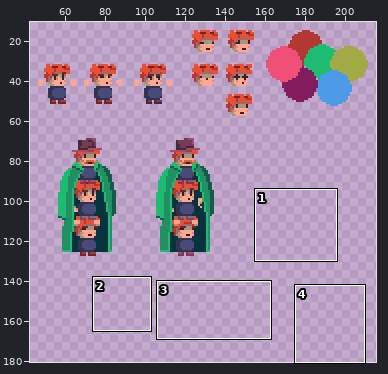
Two versions of one pixel-art file, Assets/Sprites/Design Document.ase. The picture above shows the old version from afar; the outline marks the close-up.
Close-up. First the earlier version:
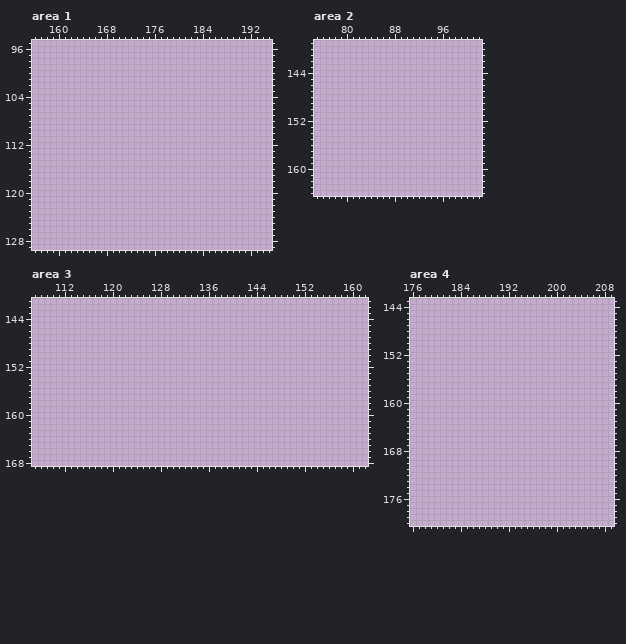
256x256 pixels, 1 frame. Shown: area 1: x 156..195, y 95..129; area 2: x 75..102, y 139..164; area 3: x 107..162, y 141..168; area 4: x 176..209, y 143..180. The wide view leaves out empty margins.
And afterwards:
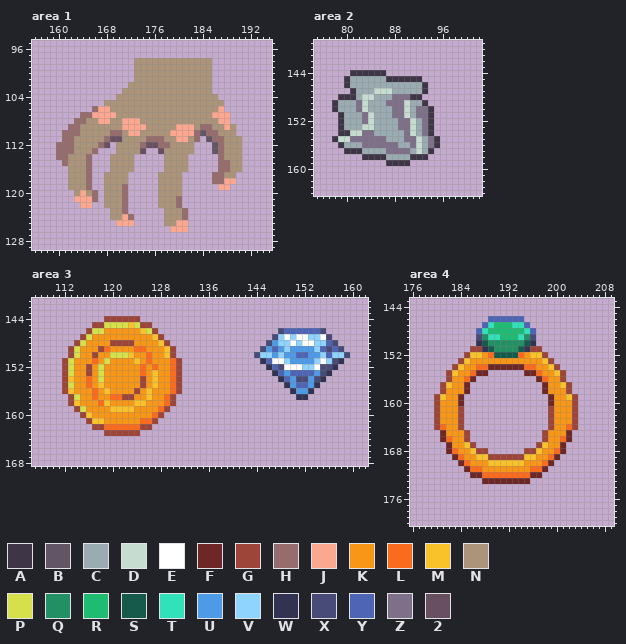
Palette (. is transparent): A #3e3546  B #625565  C #9babb2  D #c7dcd0  E #ffffff  F #6e2727  G #9e4539  H #966c6c  J #fca790  K #f79617  L #fb6b1d  M #f9c22b  N #ab947a  P #d5e04b  Q #239063  R #1ebc73  S #165a4c  T #30e1b9  U #4d9be6  V #8fd3ff  W #323353  X #484a77  Y #4d65b4  Z #7f708a  2 #694f62
Changes in this commit:
Changed rows in their new state; - is an unchanged pixel.
Area 1, layer "back":
first column x 160:
 98 -------------NNNNNNNNNNNNN-----
 99 -------------NNNNNNNNNNNNN-----
100 -------------NNNNNNNNNNNNN-----
101 -------------NNNNNNNNNNNNN-----
102 ------------NNNNNNNNNNNNNN-----
103 -----------NNNNNNNNNNNNNNN-----
104 ----------NNNNNNNNNNNNNNNNN----
105 --------NNNNNNNNNNNNNNNNNNNN---
106 ------HJJNNNNNNNNNNNNNNNNNNJ---
107 ----HHJJJJNNNNNNNNNNNNNNNNJJJ--
108 ---HHNNJJNNJJJNNNNNNNNNNNNNJJ--
109 --HHNNNNNNNJJJJNNNNNJJJNHHNNJN-
110 -HHHNNNNNHHNJJNNNNNJJJJHBHHNNN-
111 -HHNNNNNH22NNNNHHHNNJJNH-BHHNNN
112 HHHNNNNH2-NNNNH22HHNNNN---BHNNN
113 HHHNNNH---NNNN2--2NNNNN---BHNNN
114 HHNNNH---NNNN-----NNNN-----HNNN
115 -HNNNH---NNNN-----NNNN-----HHNN
116 --NNNH---NNNN-----NNNN-----HHNN
117 --NNNH--NNNN-----NNNN-----HHNN-
118 --NNNH--NNNN-----NNNN-----HHJJ-
119 --NNNH--NNNH-----NNNN------JJ--
120 ---NJNH-NNNH-----NNNN----------
121 ---JJJH-NNNH-----NNNH----------
122 ----JJ--NNNH-----NNNH----------
123 ---------NNH------NNNH---------
124 ---------NNJH-----NNNH---------
125 ----------JJJ-----NNJJ---------
126 -------------------JJJ---------
Area 2, layer "back":
first column x 78:
144 ---AAAAAA---------
145 --ACCCCCCAAAAAA---
146 --ACCCCCCCCCCCCA--
147 ---ACCCDDDCCCCCA--
148 -AAACDDCCCZZZAA---
149 ACCCZDCCCZZZDCCA--
150 ACCCZDCCCCZZDCZZA-
151 -ACCCZDCCCZZDCZZA-
152 -ACCCZDCCCCZZDCZA-
153 -ACCCDDCCCCZZDCZA-
154 -AADDZZCCCCCZDCZA-
155 ADDZZZZZZCCCZZDCZA
156 -ACCCZZZZZZCCZDCZA
157 --AAACCCCZZZZCDCA-
158 -----AAAACCCCAAA--
159 ---------AAAA-----
Area 3, layer "back":
first column x 112:
144 -------GGGGGG-----------------------------------
145 -----GGPPPPMPGG---------------------------------
146 ----GPPKKKKKKMPG--------------------XYYYYYYX----
147 ---GPKKKKKKKKKKMG------------------XVEVEEVVEX---
148 --GPKKKKGGGGKKKKMG----------------XUVVEVEEVVYX--
149 -GPKKKGLKKKKLLKKKMG--------------XUYUVUUUUVYXYX-
150 -GPKKGKKPPPMKKLKKMG-------------XVVUVUUYYUUVYVVX
151 GPKKKLKPKKKKMKLKKKLG-------------WYEEVUUUUVEVXW-
152 GPKKGKPKKKKKKLKLKKLG--------------WYXEEEVVEXXW--
153 GPKKGKPKKKKKKLKMKKLG---------------WYUYYYYUXW---
154 GMKKLKPKKKKKKGKMKKLG----------------WYUXXUXW----
155 GPKKLKMKKKKKKGKMKKLG-----------------WUYYUW-----
156 GMKKKLKMKKKKGKMKKKLG------------------WUUW------
157 -GPKKLKKLLGGKKMKKLG--------------------WW-------
158 -GMKKKLMKKKKMMKKKLG-----------------------------
159 --GPKKKKMMMMKKKKLG------------------------------
160 ---GMKKKKKKKKKKLG-------------------------------
161 ----GMMKKKKKKLLG--------------------------------
162 -----GGLLLLLLGG---------------------------------
163 -------GGGGGG-----------------------------------
Area 4, layer "back":
first column x 180:
146 ---------YYYYYY---------
147 --------YTRRRTTY--------
148 -------YTRRRRRRTY-------
149 -------XQTTRRRTQX-------
150 -------WSQQQQQQSW-------
151 ------GGWSQQQQSWGG------
152 -----GMMKLSSSSLKMMG-----
153 ----GMKKKKKKKKKKKKMG----
154 ---GMKKLLFFFFFFLLKKMG---
155 --GMKKLFF------FFLKKMG--
156 --GKKLF----------FLKKG--
157 -GMKKF------------FKKMG-
158 -GKKKF------------FKKKG-
159 GMKKF--------------FKKMG
160 GKKKF--------------FKKKG
161 GKKKG--------------GKKKG
162 GKKKG--------------GKKKG
163 GKKKG--------------GKKKG
164 GLKKG--------------GKKLG
165 -FKKKG------------GKKKF-
166 -FLKKG------------GKKLF-
167 --FKKMG----------GMKKF--
168 --FLKKMGG------GGMKKLF--
169 ---FLKKMMGGGGGGMMKKLF---
170 ----FLKKKMMMMMMKKKLF----
171 -----FLLKKKKKKKKLLF-----
172 ------FFLLLLLLLLFF------
173 --------FFFFFFFF--------
Where, in picture pixels (left, top, right, bottom), the same in both close-ups:
added: (56, 58, 242, 232)
added: (332, 70, 440, 166)
added: (62, 316, 182, 436)
added: (254, 328, 350, 400)
added: (434, 316, 578, 484)
